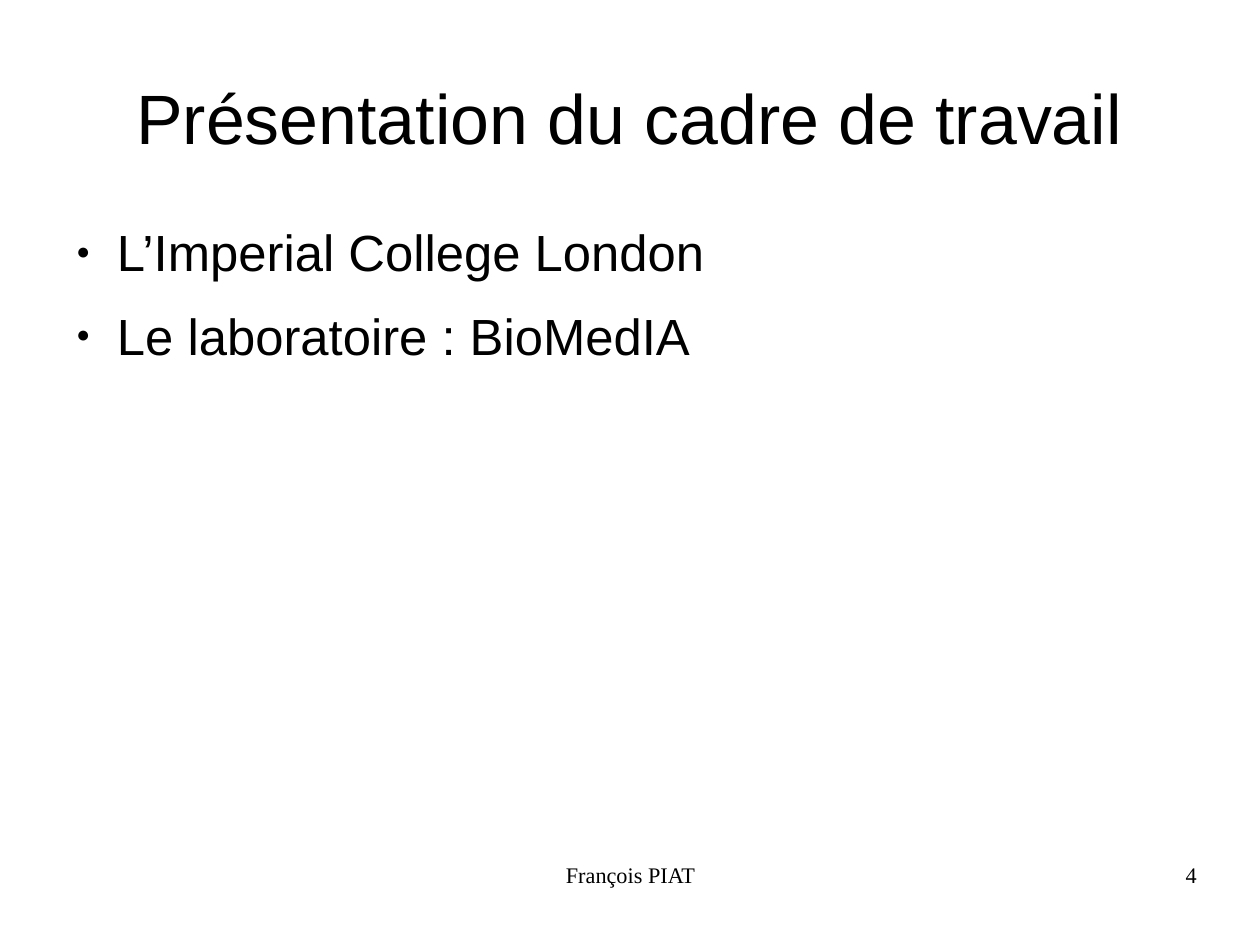
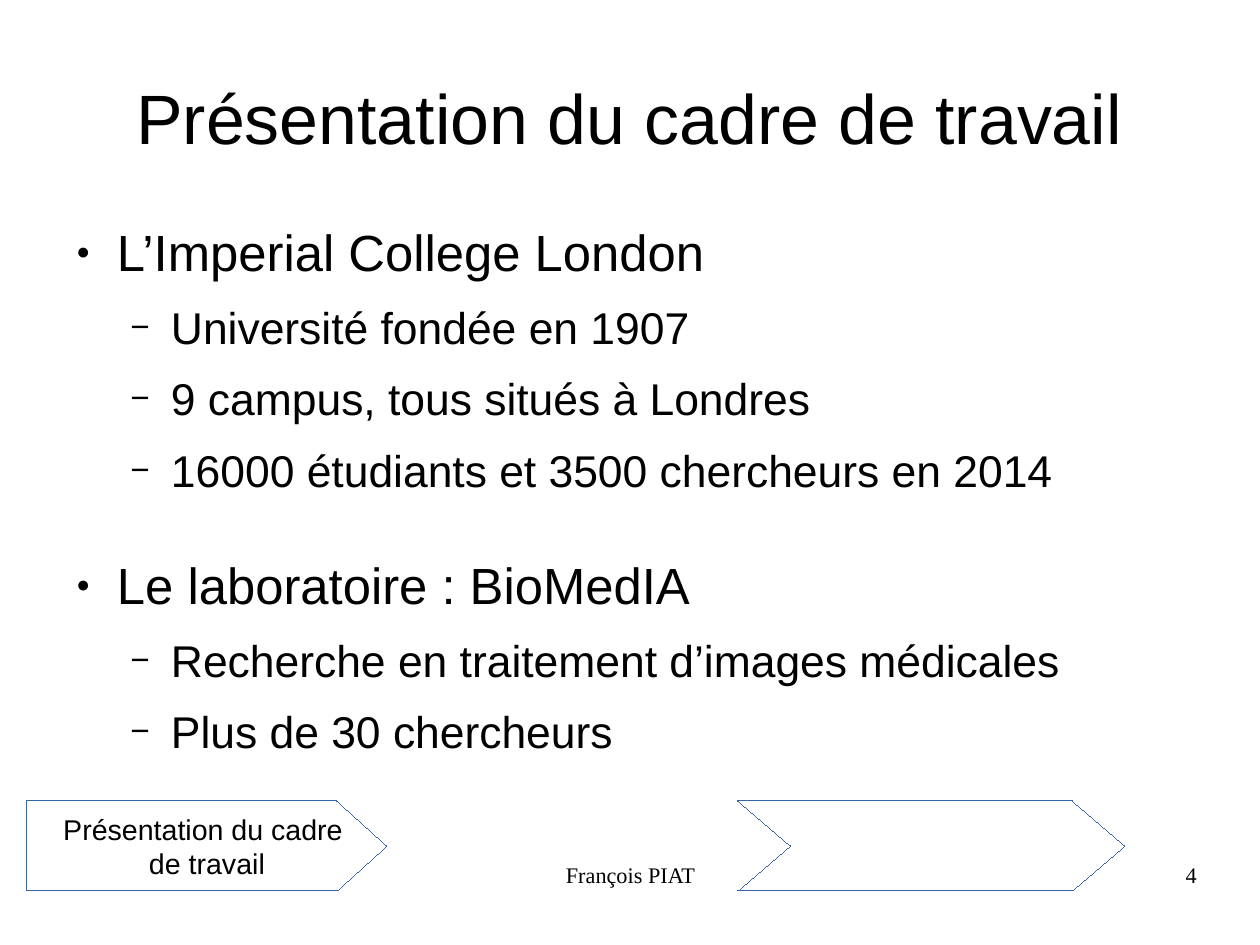
Before and after one commit to piatf/Report-2016-interniship-BioMedIA, a slide deck: slide 4 of presentation.odp. Drawn at 1260x945 pixels with LibreOffice and Linux fonts; fonts in the diff are those of the drawing. Boxes give left, top, right and bottom in pixels: in the first picture for what was removed or moved away, otherwise in the second. Text is boxed around its words. In the diff, an @@ line names an element or a change of style, - is before the commit and + after.

Commit message:
Adds some slides for gaussian blurring and transform-image

```diff
--- a/presentation.odp
+++ b/presentation.odp
@@ text at box(171, 311, 1052, 488): paragraphs added @@
+  − Université fondée en 1907
+  − 9 campus, tous situés à Londres
+  − 16000 étudiants et 3500 chercheurs en 2014
@@ text at box(171, 644, 1059, 749): paragraphs added @@
+  − Recherche en traitement d’images médicales
+  − Plus de 30 chercheurs
@@ freeform shape added at box(27, 802, 388, 892), outline #3465A4 0 pt, 18 pt, text #000000 @@
+Présentation du cadre
+de travail
@@ freeform shape added at box(739, 802, 1126, 892), outline #3465A4 0 pt @@
```
Also in this commit, not shown: 3 other slides changed, 13 slides added.
